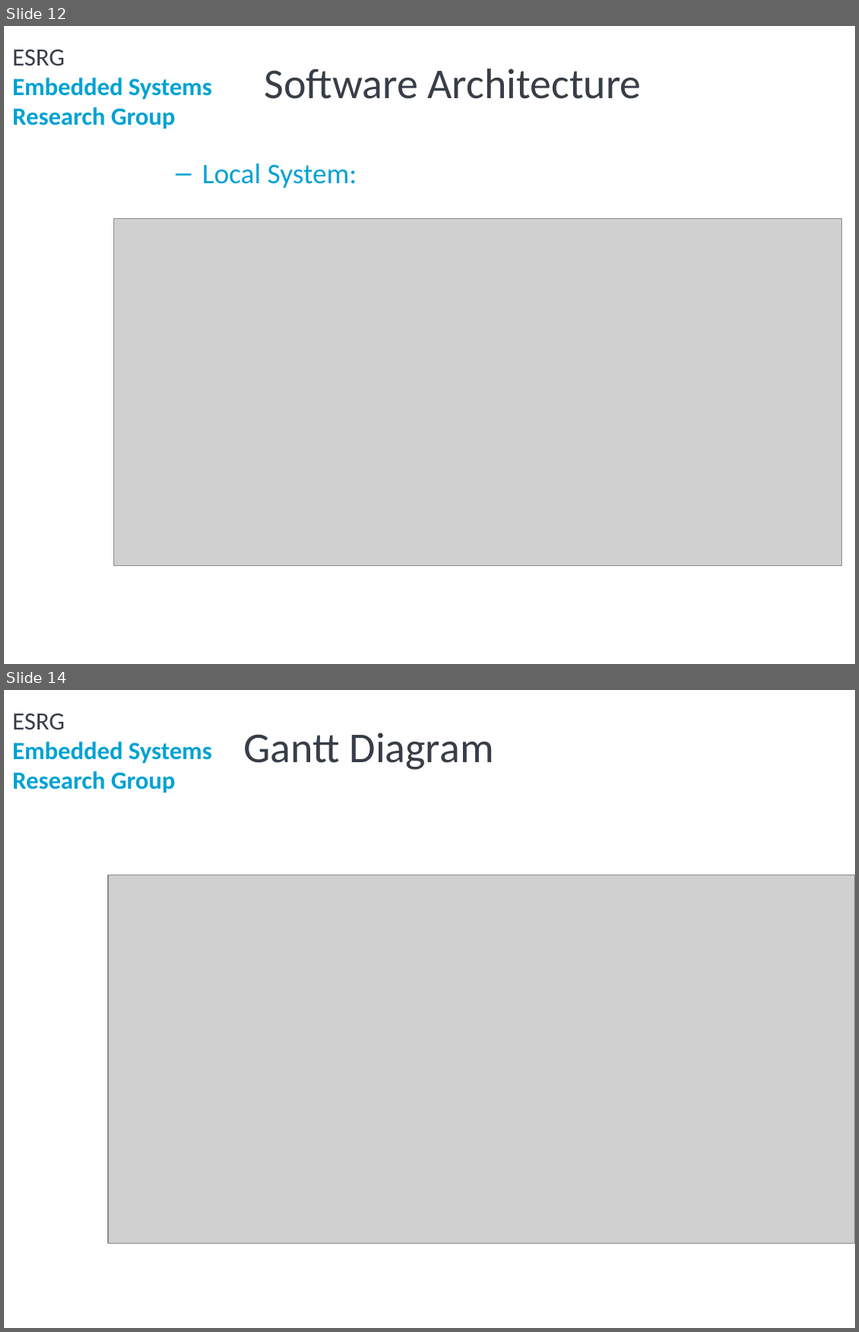
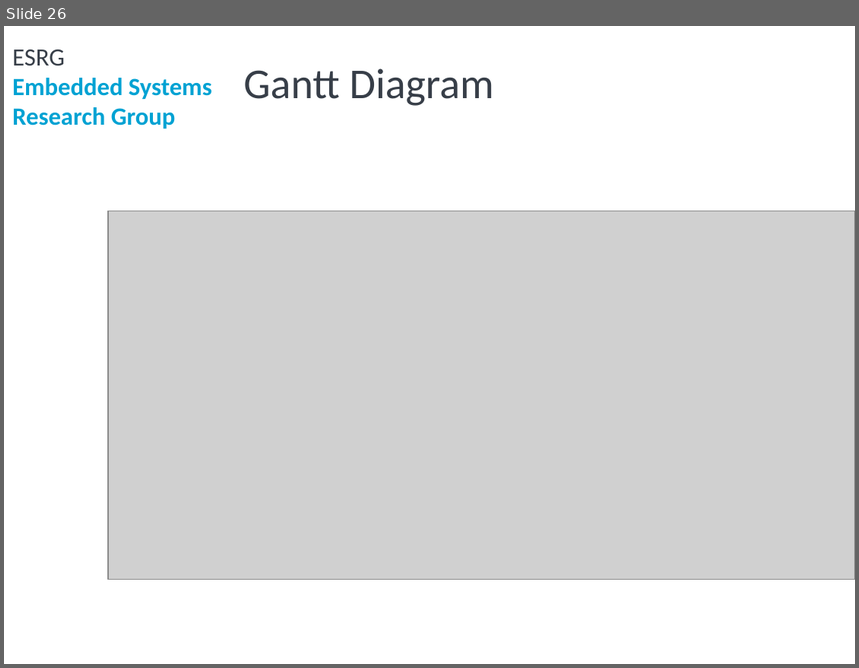
Before and after one commit to ESRGgroup9/slipad, a slide deck: project/group9.pptx. Shown one above the other, each under a label of ours: slides 12 and 14 before the commit, slide 26 after it; the slides between them are not shown. The pictures are 859x1332 and 859x668 pixels, drawn with LibreOffice and Linux fonts; fonts in the diff are those of the drawing; grey boxes stand for pictures; background and template pictures are left out. Boxes give left, top, right and bottom in pixels: in the first picture for what was removed or moved away, otherwise in the second. Text is boxed around its words. In the diff, an @@ line names an element or a change of style, - is before the commit and + after.

```diff
--- a/project/group9.pptx
+++ b/project/group9.pptx
@@ slide 12 removed at (x1=4, y1=26, x2=855, y2=664), background #FFFFFF; not listed: 2 template elements that a slide beside it also shows @@
@@ title removed at (x1=264, y1=69, x2=641, y2=99) @@
-Software Architecture
@@ text removed at (x1=202, y1=164, x2=357, y2=188) @@
-  – Local System:
@@ picture removed at (x1=113, y1=218, x2=842, y2=566) @@
@@ what was slide 14 is now slide 26 @@
```
Also in this commit, not shown: 7 slides changed, 18 slides added, 5 other slides removed, 1 other file.
